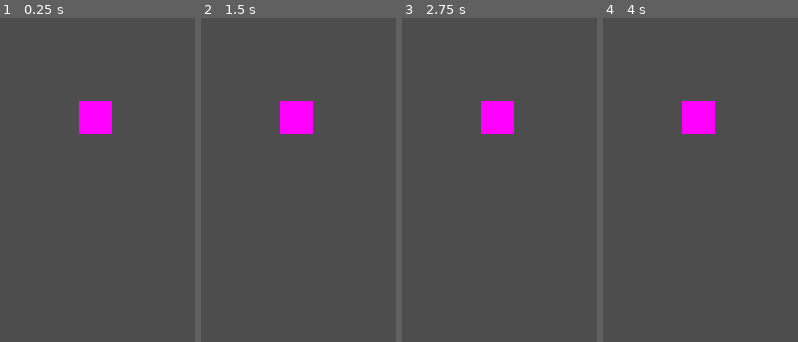
Above: before the commit, frames 1-4 (left to right).
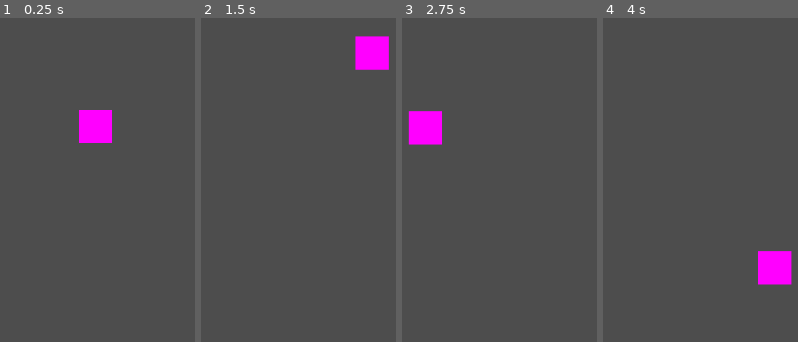
Above: after the commit, the same moments.

Repository: cilerba/gamejamnov23
Game: Godot game, scene res://scenes/node_2d.tscn
Same seed, same stepped clock (60 frames per second), same inputs: the game is played once before the commit and once after it.
Inputs:
- Up to frame 1 (0.25 s): no input
- Up to frame 2 (1.5 s): tap Enter (ui_accept) at 0.5, 0.6, 0.77, 1.07, 1.35 s; hold Right (ui_right) from 0.53 s (still down)
- Up to frame 3 (2.75 s): tap Enter (ui_accept) at 1.52, 1.82, 2.1 s; release Right (ui_right) at 2.03 s; hold Left (ui_left) from 2.03 s (still down)
- Up to frame 4 (4 s): release Left (ui_left) at 2.78 s; hold Right (ui_right) from 2.78 s (still down); tap Enter (ui_accept) at 2.85, 3.02, 3.32, 3.6, 3.77 s

The runs differ from the first frame. In frame 1, 0.9% of the frame differs, in the area x 40-58%, y 25-39%; in frame 2, 3.6%, in the area x 40-97%, y 5-36%; in frame 3, 3.6%; in frame 4, 3.6%.

Commit message:
platforms + update jumps

Diff:
--- a/project.godot
+++ b/project.godot
@@ -14,3 +14,7 @@
 run/main_scene="res://scenes/node_2d.tscn"
 config/features=PackedStringArray("4.1", "Forward Plus")
 config/icon="res://icon.svg"
+
+[physics]
+
+2d/default_gravity=850.0
--- a/scenes/node_2d.tscn
+++ b/scenes/node_2d.tscn
@@ -1,15 +1,13 @@
 [gd_scene load_steps=5 format=3 uid="uid://dqvkbjjjsl6pd"]
 
 [ext_resource type="Script" path="res://scenes/player_mvmt.gd" id="1_4o6ae"]
+[ext_resource type="PackedScene" uid="uid://c170pcrqmpo58" path="res://scenes/platform.tscn" id="2_3wh6w"]
 
 [sub_resource type="PlaceholderTexture2D" id="PlaceholderTexture2D_mra2m"]
 size = Vector2(16, 16)
 
 [sub_resource type="RectangleShape2D" id="RectangleShape2D_ah73a"]
 size = Vector2(16, 16)
-
-[sub_resource type="RectangleShape2D" id="RectangleShape2D_014ws"]
-size = Vector2(222, 82)
 
 [node name="Node2D" type="Node2D"]
 
@@ -24,9 +22,12 @@
 
 [node name="Camera2D" type="Camera2D" parent="CharacterBody2D"]
 zoom = Vector2(3, 3)
+position_smoothing_enabled = true
 
-[node name="StaticBody2D" type="StaticBody2D" parent="."]
+[node name="StaticBody2D" parent="." instance=ExtResource("2_3wh6w")]
 
-[node name="CollisionShape2D" type="CollisionShape2D" parent="StaticBody2D"]
-position = Vector2(0, 59)
-shape = SubResource("RectangleShape2D_014ws")
+[node name="StaticBody2D" parent="StaticBody2D" instance=ExtResource("2_3wh6w")]
+position = Vector2(173, -82)
+
+[node name="StaticBody2D" parent="StaticBody2D/StaticBody2D" instance=ExtResource("2_3wh6w")]
+position = Vector2(-415, 144)
--- /dev/null
+++ b/scenes/platform.tscn
@@ -0,0 +1,10 @@
+[gd_scene load_steps=2 format=3 uid="uid://c170pcrqmpo58"]
+
+[sub_resource type="RectangleShape2D" id="RectangleShape2D_014ws"]
+size = Vector2(222, 47)
+
+[node name="StaticBody2D" type="StaticBody2D"]
+
+[node name="CollisionShape2D" type="CollisionShape2D" parent="."]
+position = Vector2(0, 41.5)
+shape = SubResource("RectangleShape2D_014ws")
--- a/scenes/player_mvmt.gd
+++ b/scenes/player_mvmt.gd
@@ -1,28 +1,30 @@
 extends CharacterBody2D
 
 
-const SPEED = 300.0
-const JUMP_VELOCITY = -400.0
+const SPEED = 200.0;
+const JUMP_VELOCITY = -400.0;
+const ACCELERATION = 0.7;
+const FRICTION = 0.15;
 
 # Get the gravity from the project settings to be synced with RigidBody nodes.
-var gravity = ProjectSettings.get_setting("physics/2d/default_gravity")
+var gravity = ProjectSettings.get_setting("physics/2d/default_gravity");
 
 
 func _physics_process(delta):
 	# Add the gravity.
 	if not is_on_floor():
-		velocity.y += gravity * delta
+		velocity.y += gravity * delta;
 
 	# Handle Jump.
 	if Input.is_action_just_pressed("ui_accept") and is_on_floor():
-		velocity.y = JUMP_VELOCITY
+		velocity.y = JUMP_VELOCITY;
 
 	# Get the input direction and handle the movement/deceleration.
 	# As good practice, you should replace UI actions with custom gameplay actions.
 	var dir = Input.get_axis("ui_left", "ui_right")
 	if dir:
-		velocity.x = dir * SPEED
+		velocity.x = lerp(velocity.x, dir * SPEED, ACCELERATION);
 	else:
-		velocity.x = move_toward(velocity.x, 0, SPEED)
+		velocity.x = lerp(velocity.x, 0.0, FRICTION);
 
-	move_and_slide()
+	move_and_slide();
